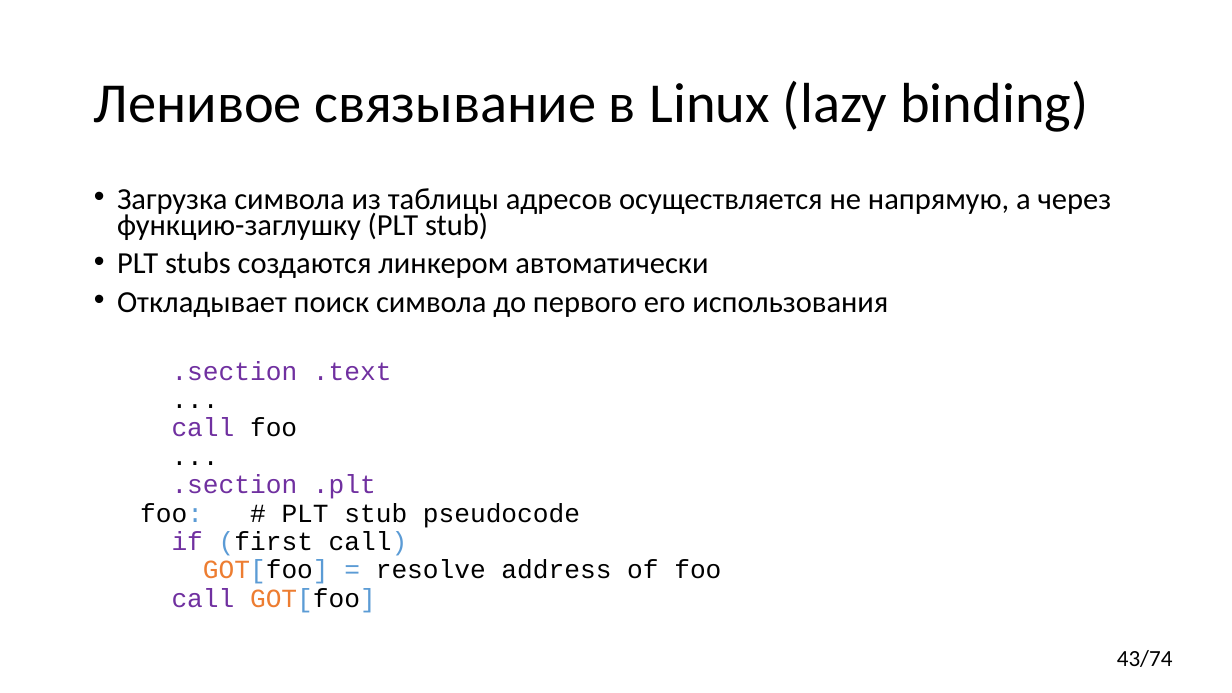
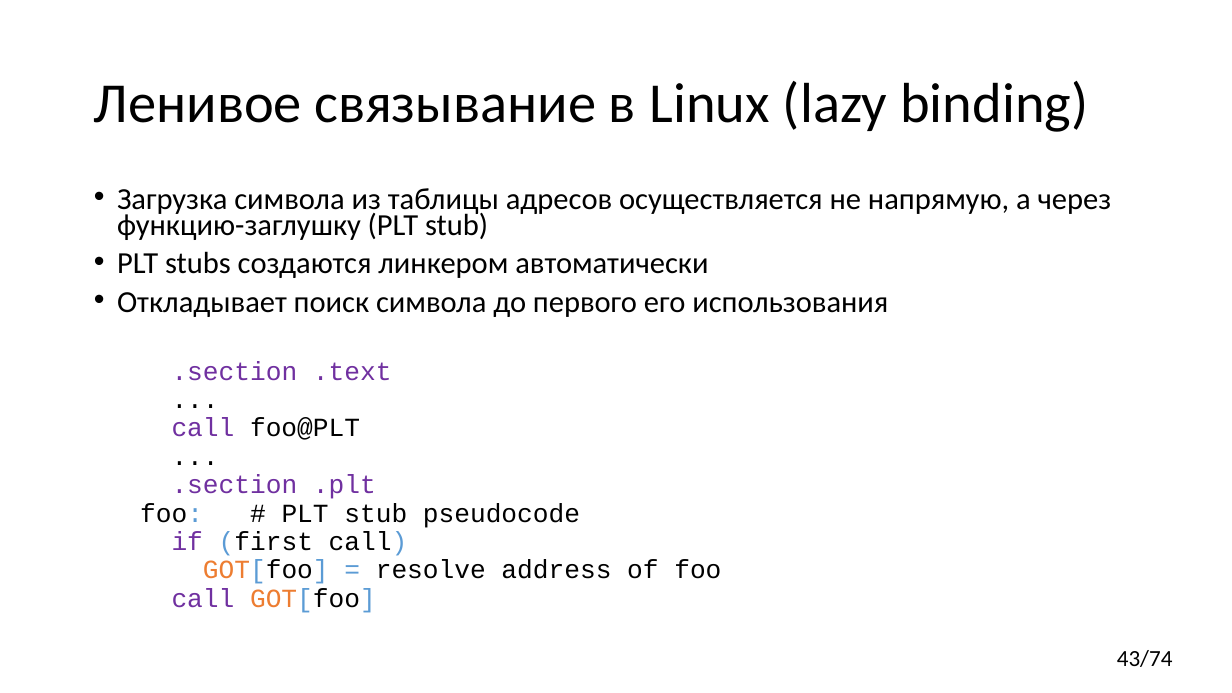
Before and after one commit to yugr/CppRussia, a slide deck: slide 43 of 2024/RU.pptx. Drawn at 1232x693 pixels with LibreOffice and Linux fonts; fonts in the diff are those of the drawing. Boxes give left, top, right and bottom in pixels: in the first picture for what was removed or moved away, otherwise in the second. Text is boxed around its words. In the diff, an @@ line names an element or a change of style, - is before the commit and + after.

```diff
--- a/2024/RU.pptx
+++ b/2024/RU.pptx
@@ text at <box>172,418,360,440</box>: text changed; text colour #7030A0 to #000000 @@
-  call foo
+  call foo@PLT
```
Also in this commit, not shown: 1 other slide changed.
